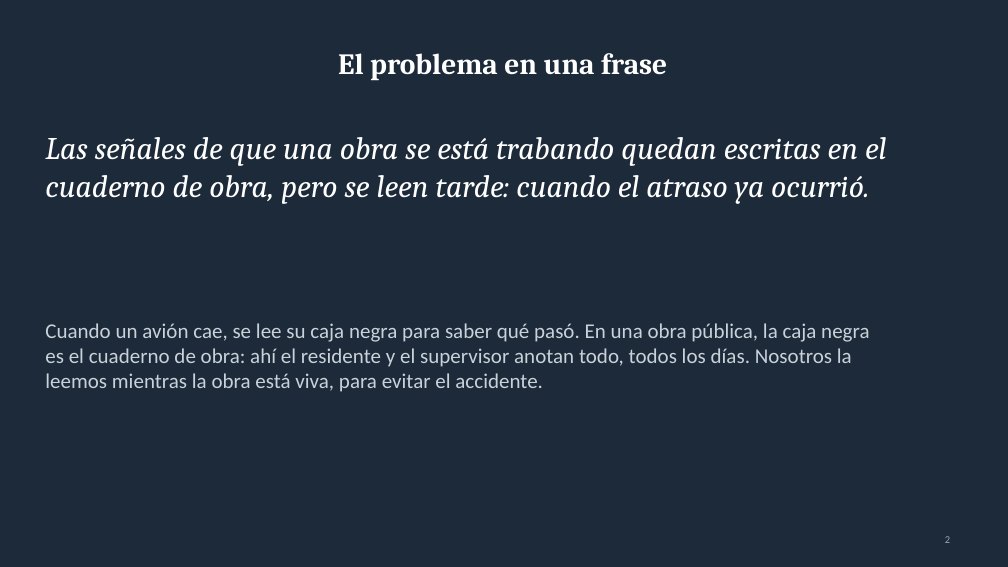
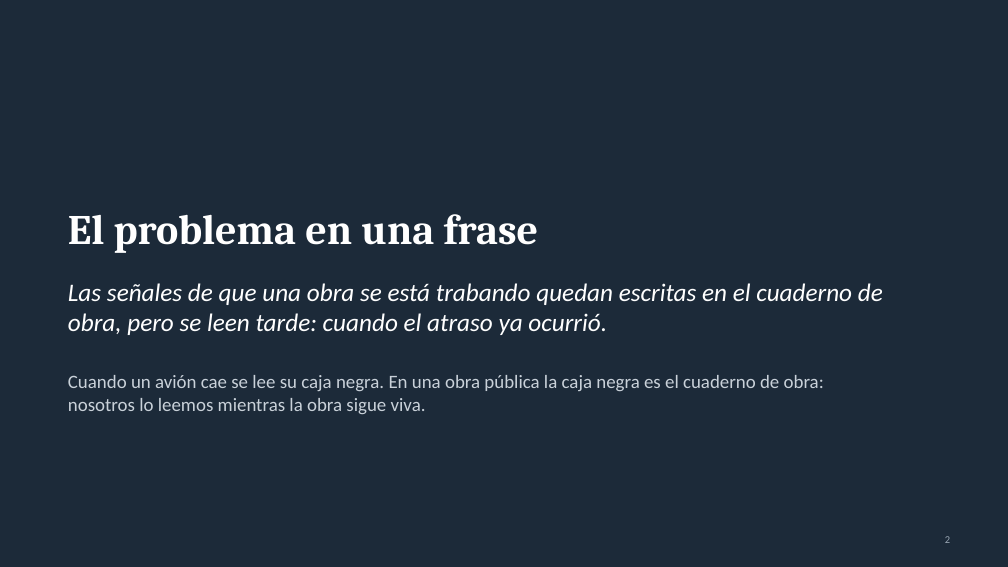
Before and after one commit to OwerLopez/caja-negra-obras, a slide deck: slide 2 of diapositivas/Caja_Negra_de_Obra.pptx. Drawn at 1008x567 pixels with LibreOffice and Linux fonts; fonts in the diff are those of the drawing. Boxes give left, top, right and bottom in pixels: in the first picture for what was removed or moved away, otherwise in the second. Text is boxed around its words. In the diff, an @@ line names an element or a change of style, - is before the commit and + after.

```diff
--- a/diapositivas/Caja_Negra_de_Obra.pptx
+++ b/diapositivas/Caja_Negra_de_Obra.pptx
@@ title "El problema en una frase": place and size @@
-title "El problema en una frase" at box(338, 53, 667, 80)
+title "El problema en una frase" at box(68, 214, 539, 253)
@@ title "El problema en una frase" at box(68, 214, 539, 253): size 28 to 40 pt; alignment centre to left; vertical alignment middle to bottom @@
@@ text "Las señales de que una ...": place and size @@
-text "Las señales de que una ..." at box(45, 137, 887, 204)
+text "Las señales de que una ..." at box(68, 283, 883, 414)
@@ text at box(68, 283, 883, 335): size 30 to 24 pt, font Cambria to Calibri in "Las señales de que una obra se ..."; more space between paragraphs @@
@@ text removed at box(45, 323, 869, 392) @@
-Cuando un avión cae, se lee su caja negra para saber qué pasó. En una obra pública, la caja negra es el cuaderno de obra: ahí el residente y el supervisor anotan todo, todos los días. Nosotros la leemos mientras la obra está viva, para evitar el accidente.
@@ text at box(68, 375, 824, 414): paragraph added @@
+Cuando un avión cae se lee su caja negra. En una obra pública la caja negra es el cuaderno de obra: nosotros lo leemos mientras la obra sigue viva.
```
Also in this commit, not shown: 10 other slides changed, 19 slides added, 14 slides removed, 4 other files.
